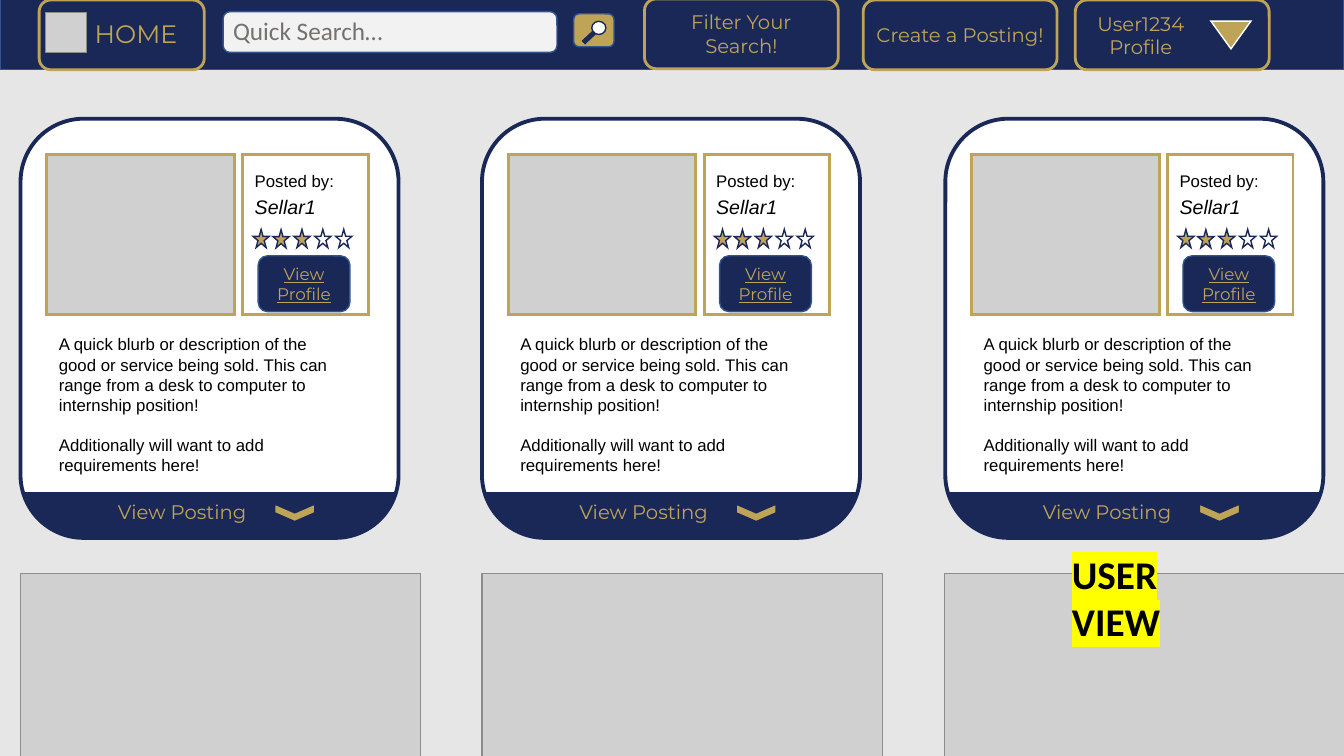
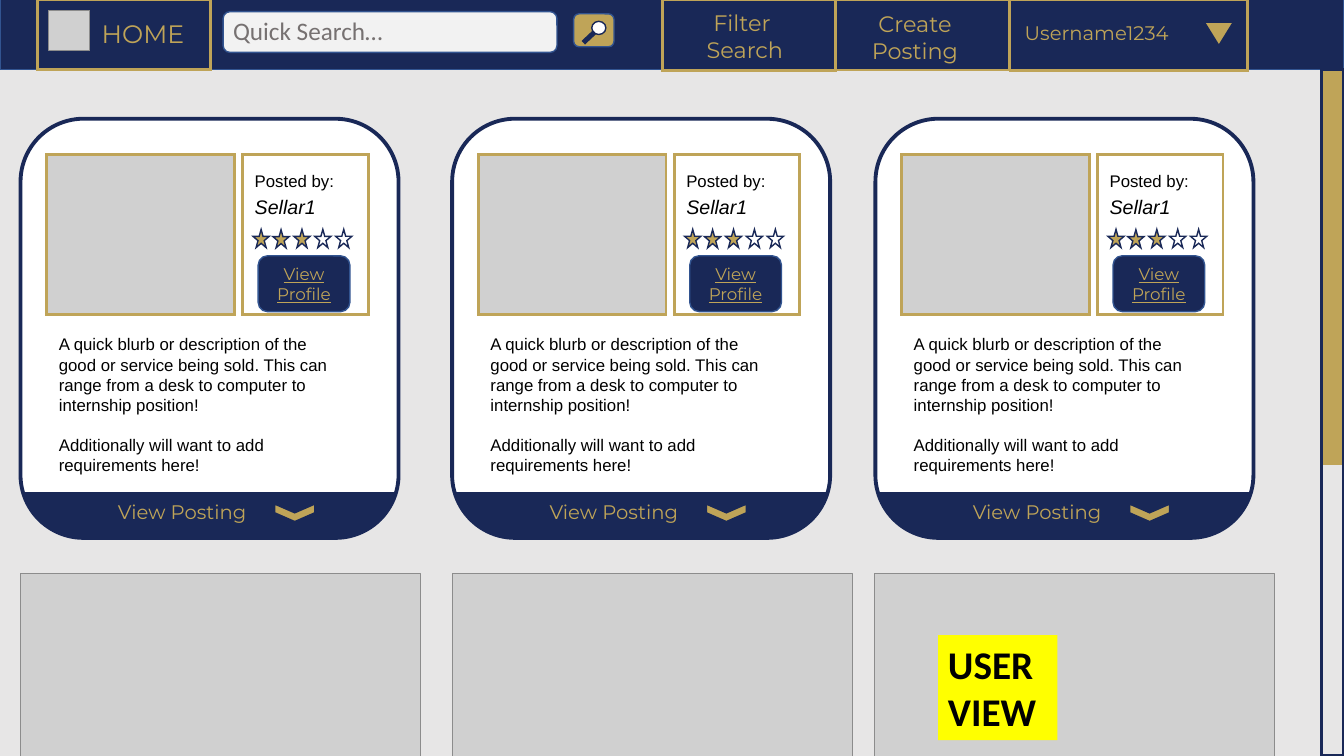
Before and after one commit to amm414/CS1530-Software-Engineering-Project, a slide deck: slide 1 of documentation/Mockups/powerpoint-pdf-mocks/mock-views.pptx. Drawn at 1344x756 pixels with LibreOffice and Linux fonts; fonts in the diff are those of the drawing; grey boxes stand for pictures. Boxes give left, top, right and bottom in pixels: in the first picture for what was removed or moved away, otherwise in the second. Text is boxed around its words. In the diff, an @@ line names an element or a change of style, - is before the commit and + after.

```diff
--- a/documentation/Mockups/powerpoint-pdf-mocks/mock-views.pptx
+++ b/documentation/Mockups/powerpoint-pdf-mocks/mock-views.pptx
@@ rectangle: place and size @@
-rectangle at (39,0,205,70)
+rectangle at (37,0,211,70)
@@ rectangle at (37,0,211,70): rounded rectangle to rectangle @@
@@ text "HOME": place and size @@
-text "HOME" at (95,25,178,43)
+text "HOME" at (102,25,185,43)
@@ rectangle added at (662,0,836,71), outline #BFA458 2 pt @@
@@ text "Filter": place and size @@
-text "Filter" at (644,0,838,69)
+text "Filter" at (707,14,783,58)
@@ text "Filter" at (707,14,783,58): vertical alignment middle to top; fill #192857 to none; outline #BFA458 2 pt to none @@
@@ text at (707,14,783,58): text changed; size 14 to 16 pt @@
-Filter Your Search!
+Filter
+Search
@@ text "Create Posting" at (872,16,958,64): vertical alignment middle to top; fill #192857 to none; outline #BFA458 2 pt to none @@
@@ text "Create Posting": place and size @@
-text "Create Posting" at (863,0,1057,70)
+text "Create Posting" at (872,16,958,64)
@@ rectangle added at (836,0,1009,71), outline #BFA458 2 pt @@
@@ text at (872,16,958,64): text changed; size 14 to 16 pt @@
-Create a Posting!
+Create Posting
@@ rectangle added at (1010,0,1248,71), outline #BFA458 2 pt @@
@@ text at (1025,26,1169,40): text changed @@
-User1234
-Profile
+Username1234
@@ rounded rectangle removed at (1076,0,1269,70) @@
@@ triangle: place and size @@
-triangle at (1211,21,1251,49)
+triangle at (1205,22,1234,45)
@@ triangle at (1205,22,1234,45): outline #FFFFFF 1 pt to #192857 1 pt @@
@@ rectangle added at (1322,70,1344,755), fill #E7E6E6, outline #192857 2 pt @@
@@ rectangle added at (1324,72,1342,464), fill #BFA458, outline #BFA458 1 pt @@
@@ 5 stars, 3 texts, 2 pictures, 2 rounded rectangles, 1 rectangle, 1 chevron: place and size @@
-5 stars, 3 texts, 2 pictures, 2 rounded rectangles, 1 rectangle, 1 chevron at (945,119,1344,756)
+5 stars, 3 texts, 2 pictures, 2 rounded rectangles, 1 rectangle, 1 chevron at (874,119,1274,756)
@@ 5 stars, 3 texts, 2 pictures, 2 rounded rectangles, 1 rectangle, 1 chevron: place and size @@
-5 stars, 3 texts, 2 pictures, 2 rounded rectangles, 1 rectangle, 1 chevron at (482,119,882,756)
+5 stars, 3 texts, 2 pictures, 2 rounded rectangles, 1 rectangle, 1 chevron at (453,119,853,756)
@@ rectangle "USER VIEW": place and size @@
-rectangle "USER VIEW" at (1072,563,1160,636)
+rectangle "USER VIEW" at (939,635,1058,740)
@@ rectangle "USER VIEW" at (939,635,1058,740): fill none to #FFFF00 @@
```
Also in this commit, not shown: 1 other slide changed, 1 other file.
